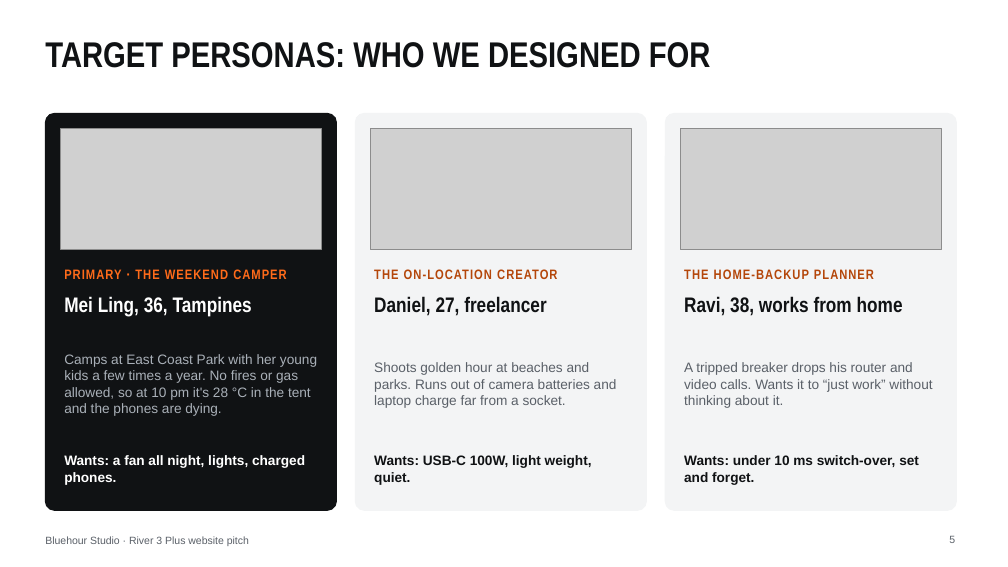
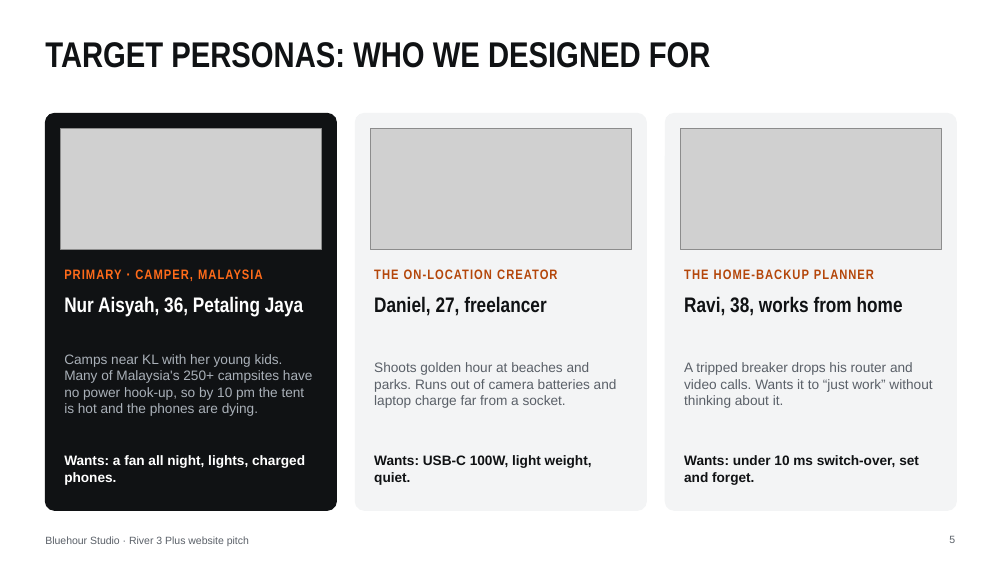
Before and after one commit to thecpinsiders/CS2024-Project-Website, a slide deck: slide 5 of Bluehour-Pitch-Deck.pptx. Drawn at 1008x567 pixels with LibreOffice and Linux fonts; fonts in the diff are those of the drawing; grey boxes stand for pictures. Boxes give left, top, right and bottom in pixels: in the first picture for what was removed or moved away, otherwise in the second. Text is boxed around its words. In the diff, an @@ line names an element or a change of style, - is before the commit and + after.

```diff
--- a/Bluehour-Pitch-Deck.pptx
+++ b/Bluehour-Pitch-Deck.pptx
@@ text at bbox=[64, 269, 262, 281]: text changed @@
-PRIMARY · THE WEEKEND CAMPER
+PRIMARY · CAMPER, MALAYSIA
@@ text at bbox=[64, 296, 303, 317]: text changed @@
-Mei Ling, 36, Tampines
+Nur Aisyah, 36, Petaling Jaya
@@ text at bbox=[64, 354, 313, 416]: text changed @@
-Camps at East Coast Park with her young kids a few times a year. No fires or gas allowed, so at 10 pm it's 28 °C in the tent and the phones are dying.
+Camps near KL with her young kids. Many of Malaysia's 250+ campsites have no power hook-up, so by 10 pm the tent is hot and the phones are dying.
```
Also in this commit, not shown: 2 other slides changed, 1 slide added, 4 other files.
